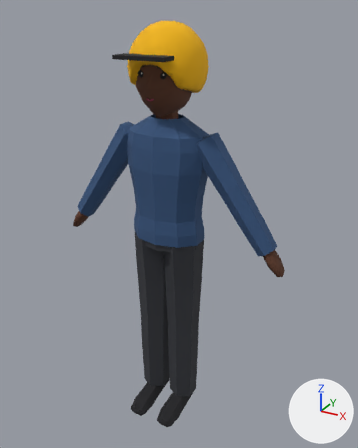
An edit to the glTF model apps/client/public/assets/shared/chr/chr_rider.glb, drawn before and after from the same camera.
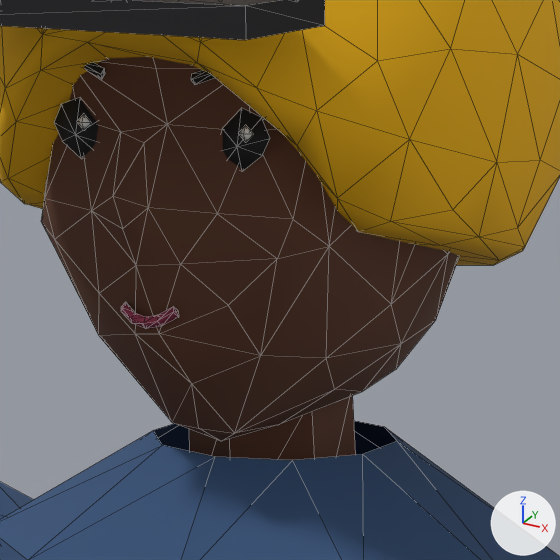
Each version is shown whole from a 50 mm lens placed at (0.976, -1.663, 0.927), pointed at (0.033, 0.052, 0.069), then close up on the part from 36% to 58% of the width and 13% to 30% of the height. The axes (+X, +Y, +Z) are drawn at lower right. The lights are the same throughout. The first two pictures are the older version. The close-ups show mesh edges as thin lines. Vertices at exactly the same position are counted once.

The first close-up shows 'body'.
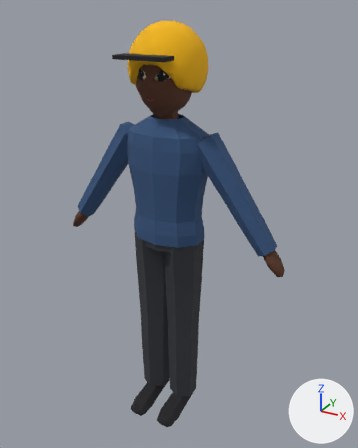
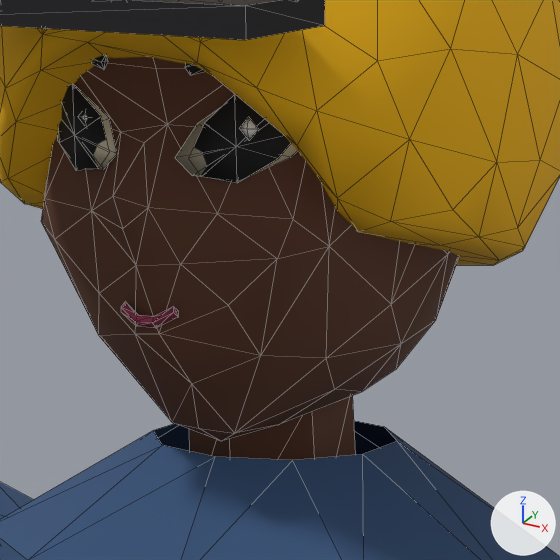
What differs and where, as boxes (x1, y1, x2, y2) in the close-ups (560 x 560 px; the box of a moved part takes in the faces that stretch with it):
part 1 of me_body, moved or reshaped: before (54, 62, 270, 329); after (57, 55, 297, 328)

What changed in the scene script:
```text
Change me_body:
    used by ob_body; location = (0.0, 0.0, 0.0)
    remove me_body.from_pydata(...)  # 777 vertices, 1406 faces; spans x -0.52..0.52, y -0.18..0.19, z -0.86..0.88
    add me_body.from_pydata(...)  # 785 vertices, 1414 faces; spans x -0.52..0.52, y -0.18..0.19, z -0.86..0.88
    me_body part 1
    38 vertices are removed from x -0.07..0.06, y -0.11..-0.09, z 0.61..0.74
    136 faces are deleted
    3 vertices in x -0.05..0.05, y -0.09, z 0.73 move by (0.0, -0.01, 0.01)
    9 vertices move within x -0.05..0.07, y -0.1..-0.09, z 0.7..0.74
    46 vertices are added at x -0.08..0.08, y -0.11..-0.07, z 0.62..0.74
    144 new faces join them
```
